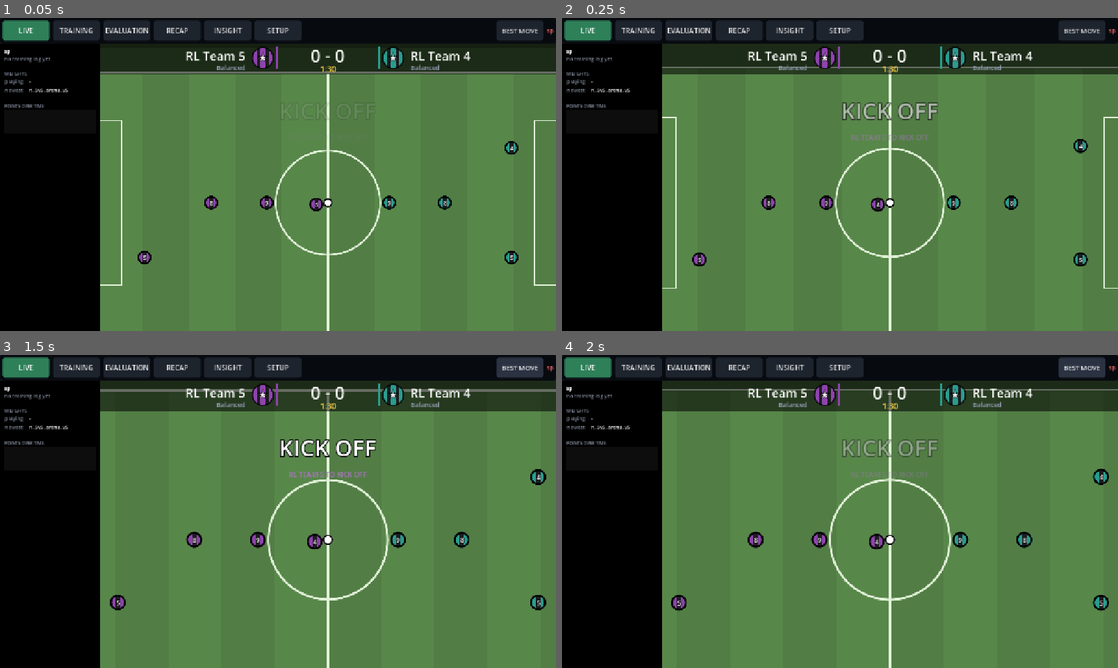
Above: before the commit, frames 1-4 (two rows, left to right).
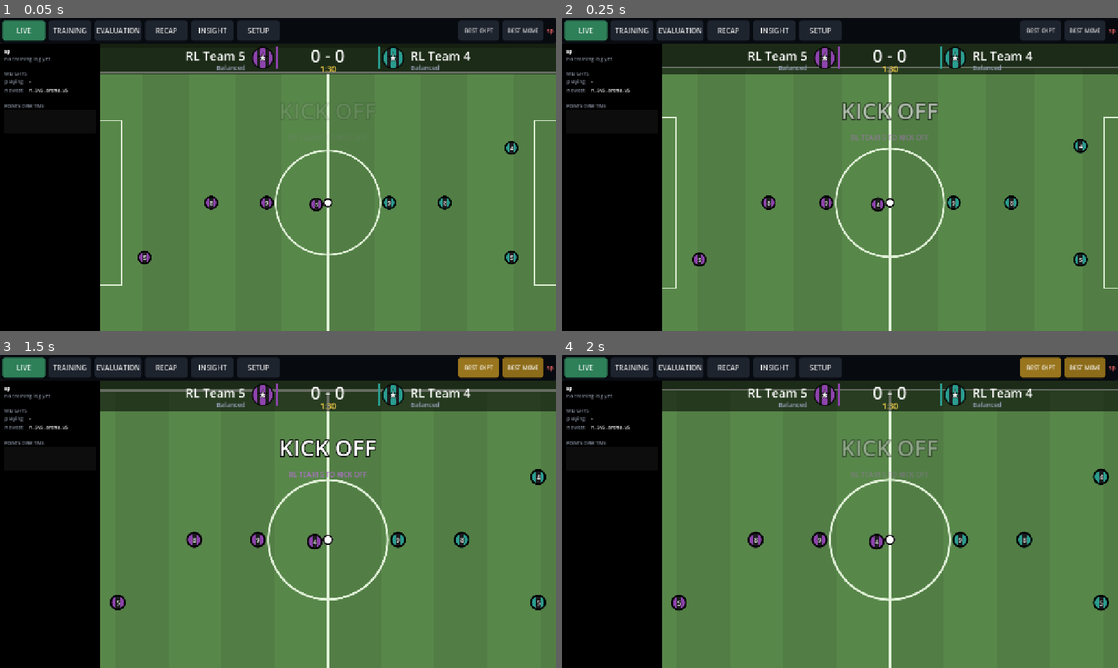
Above: after the commit, the same moments.

Repository: isBre/simple-soccer
Game: Godot game, scene res://tools/watch_training.tscn
The game is run twice, just before and just after one commit, with the same random seed, the same clock (stepped at 60 frames per second) and the same inputs. This scene is started directly instead of the project's main scene.
Inputs:
- Up to frame 1 (0.05 s): no input
- Up to frame 2 (0.25 s): no input
- Up to frame 3 (1.5 s): click "BEST MOVE" at 0.5 s; click "BEST MOVE" (after the commit: "BEST CKPT") at 1.25 s
- Up to frame 4 (2 s): no input

The runs differ from the first frame. In frame 1, 1.6% of the frame differs, in the area x 3-97%, y 0-8%; in frame 2, 1.6%; in frame 3, 2.1%, in the area x 3-98%, y 0-8%; in frame 4, 2.1%.

Commit message:
PPO health, evaluation with error bars, pausing evaluations, best checkpoint
- selfplay: logs/<tag>_ppo.jsonl (critic explained variance, KL, clip fraction, value loss, grad norm, entropies); evaluation now pauses training (eval_blocking) so it gets the whole CPU; --start_update continues update numbering across restarts
- eval_checkpoint: standard errors for league and head-to-head (league_eval / h2h_eval print se), best checkpoint kept per run (out_5v5/ckpt/<tag>_best.*, logs/<tag>_best.json), logs/<tag>_eval_running.json while it runs
- viewer: "evaluation running" banner on every page, PPO health on TRAINING, +-se and significance arrows on EVALUATION / RECAP, BEST CKPT toggle (net_server --best-file)
- rl/export_team.py: best (or any) checkpoint -> playable RL Team N
- docs in rl/README.md

Co-Authored-By: Claude Sonnet 5.5 <noreply@anthropic.com>

Diff:
--- a/rl/h2h_eval.gd
+++ b/rl/h2h_eval.gd
@@ -62,5 +62,7 @@
 		elif sc[side] == sc[1 - side]: d += 1
 		else: l += 1
 	var n := batch.results.size()
-	print("H2H %s: W %d D %d L %d | pts/m %.2f | GF/GA %.2f/%.2f | %d matches" % [opp_name, w, d, l, (3.0 * w + d) / n, float(gf) / n, float(ga) / n, n])
+	var mean := (3.0 * w + d) / n
+	var se := sqrt(maxf((9.0 * w + d) / n - mean * mean, 0.0) / n)
+	print("H2H %s: W %d D %d L %d | pts/m %.2f | GF/GA %.2f/%.2f | %d matches | se %.2f" % [opp_name, w, d, l, mean, float(gf) / n, float(ga) / n, n, se])
 	get_tree().quit()
--- a/rl/league_eval.gd
+++ b/rl/league_eval.gd
@@ -101,16 +101,19 @@
 		lines.append("%s%s%s%s%d  %d  %d   %.2f    %.2f/%.2f" % [id.rpad(11), str(inf["tier"]).rpad(9), str(inf["strength"]).rpad(6),
 			("yes" if inf["held_out"] else "").rpad(5), t["w"], t["d"], t["l"], pts / t["p"], float(t["gf"]) / t["p"], float(t["ga"]) / t["p"]])
 		for key in ["all", inf["tier"], "held" if inf["held_out"] else "train"]:
-			if not agg.has(key): agg[key] = [0.0, 0, 0.0, 0.0]
+			if not agg.has(key): agg[key] = [0.0, 0, 0.0, 0.0, 0.0]
 			agg[key][0] += pts
 			agg[key][1] += t["p"]
 			agg[key][2] += t["gf"]
 			agg[key][3] += t["ga"]
+			agg[key][4] += 9.0 * t["w"] + t["d"]          # sum of squared match points (3 / 1 / 0): for the standard error
 	for key in ["weak", "average", "strong", "elite", "train", "held", "all"]:
 		if not agg.has(key):                      # e.g. --stride 2 leaves no held-out team
 			continue
 		var g: Array = agg[key]
-		lines.append("SUMMARY %s: pts/m %.2f  GF %.2f GA %.2f  (%d matches)" % [key.rpad(8), g[0] / g[1], g[2] / g[1], g[3] / g[1], g[1]])
+		var mean: float = g[0] / g[1]
+		var se := sqrt(maxf(g[4] / g[1] - mean * mean, 0.0) / g[1])
+		lines.append("SUMMARY %s: pts/m %.2f  GF %.2f GA %.2f  (%d matches) se %.2f" % [key.rpad(8), mean, g[2] / g[1], g[3] / g[1], g[1], se])
 	var text := "\n".join(lines)
 	print(text)
 	var f := FileAccess.open("res://logs/league_last.txt", FileAccess.WRITE)
--- a/tools/training_data.gd
+++ b/tools/training_data.gd
@@ -23,6 +23,8 @@
 var history: Array = []           # one Dictionary per log line: upd, rules, bench, league, rew, ent, pool, dec, sim, learn, elapsed
 var _log_time := -1
 var _terms_time := -1
+var _ppo_time := -1
+var _ppo: Array = []              # one Dictionary per update: upd, ev (critic explained variance), kl, clipfrac, vloss, pg, gradnorm, ent_move, ent_kick
 var _terms: Array = []            # one Dictionary per update: upd + the reward terms
 var _re := RegEx.create_from_string(
     "upd (\\d+) \\| pts/m vs rules (\\S+) \\| vs frozen benchmark (\\S+) \\| vs league (\\S+) \\| rew/step (\\S+) \\| ent (\\S+) \\| pool (\\d+) \\| (\\d+) dec/s sim (\\S+)s learn (\\S+)s \\| (\\d+)s")
@@ -91,6 +93,17 @@
 
 func is_running() -> bool:
     return int(Time.get_unix_time_from_system()) - int(FileAccess.get_modified_time(_log_path())) < STALE_S
+
+
+## "RUNNING", "EVALUATING" (training paused for an evaluation) or "STOPPED".
+func state_text() -> String:
+    if not eval_running().is_empty():
+        return "EVALUATING"
+    return "RUNNING" if is_running() else "STOPPED"
+
+
+func state_colour() -> String:
+    return OK if state_text() == "EVALUATING" else (GOOD if is_running() else BAD)
 
 
 ## Seconds per update over the last ~10 log lines (0 until the log has two lines).
@@ -136,6 +149,44 @@
     return _terms
 
 
+## PPO health per update (logs/<tag>_ppo.jsonl, written by selfplay.py).
+func ppo_history() -> Array:
+    var path := ProjectSettings.globalize_path("res://logs/%s_ppo.jsonl" % tag)
+    var mod := int(FileAccess.get_modified_time(path))
+    if mod == _ppo_time or not FileAccess.file_exists(path):
+        return _ppo
+    _ppo_time = mod
+    _ppo.clear()
+    for line in FileAccess.get_file_as_string(path).split("\n"):
+        var d: Variant = JSON.parse_string(line) if line.strip_edges() != "" else null
+        if d is Dictionary:
+            var row := {}
+            for k in d:
+                row[k] = float(d[k])
+            _ppo.append(row)
+    return _ppo
+
+
+## {checkpoint, started, paused} while rl/eval_checkpoint.py runs for this run (its process must still be alive), else {}.
+func eval_running() -> Dictionary:
+    var path := ProjectSettings.globalize_path("res://logs/%s_eval_running.json" % tag)
+    if not FileAccess.file_exists(path):
+        return {}
+    var d: Variant = JSON.parse_string(FileAccess.get_file_as_string(path))
+    if d is Dictionary and DirAccess.dir_exists_absolute("/proc/%d" % int(d.get("pid", 0))):
+        return d
+    return {}
+
+
+## Best checkpoint of the run so far by league points ({checkpoint, update, pts, se, model}), or {}.
+func best_checkpoint() -> Dictionary:
+    var path := ProjectSettings.globalize_path("res://logs/%s_best.json" % tag)
+    if not FileAccess.file_exists(path):
+        return {}
+    var d: Variant = JSON.parse_string(FileAccess.get_file_as_string(path))
+    return d if d is Dictionary else {}
+
+
 ## Moving average over `window` rows of the given terms (missing terms count as 0), for charts.
 func smoothed_terms(keys: Array, window: int = 5) -> Array:
     var src := terms_history()
@@ -162,8 +213,8 @@
     var dir := DirAccess.open(EVAL_DIR)
     if dir == null:
         return out
-    var re_sum := RegEx.create_from_string("SUMMARY (\\w+)\\s*: pts/m (\\S+)\\s+GF (\\S+) GA (\\S+)\\s+\\((\\d+) matches\\)")
-    var re_h2h := RegEx.create_from_string("H2H (.+?): W (\\d+) D (\\d+) L (\\d+) \\| pts/m (\\S+) \\| GF/GA (\\S+)/(\\S+)")
+    var re_sum := RegEx.create_from_string("SUMMARY (\\w+)\\s*: pts/m (\\S+)\\s+GF (\\S+) GA (\\S+)\\s+\\((\\d+) matches\\)(?:\\s+se (\\S+))?")
+    var re_h2h := RegEx.create_from_string("H2H (.+?): W (\\d+) D (\\d+) L (\\d+) \\| pts/m (\\S+) \\| GF/GA (\\S+)/(\\S+)(?: \\| \\d+ matches \\| se (\\S+))?")
     var re_team := RegEx.create_from_string("^(\\w+)\\s+(weak|average|strong|elite)\\s+([\\d.]+)\\s+(yes\\s+)?(\\d+)\\s+(\\d+)\\s+(\\d+)\\s+([\\d.]+)\\s+([\\d.]+)/([\\d.]+)")
     for f in dir.get_files():
         if not (f.begins_with(tag + "_u") and f.ends_with(".txt")):
@@ -179,11 +230,11 @@
             var t: Dictionary = ev.greedy if is_greedy else ev
             var m := re_sum.search(line)
             if m != null:
-                t.league[m.get_string(1)] = [_num(m.get_string(2)), _num(m.get_string(3)), _num(m.get_string(4)), int(m.get_string(5))]
+                t.league[m.get_string(1)] = [_num(m.get_string(2)), _num(m.get_string(3)), _num(m.get_string(4)), int(m.get_string(5)), _num(m.get_string(6))]
                 continue
             m = re_h2h.search(line)
             if m != null:
-                ev.h2h[m.get_string(1)] = [int(m.get_string(2)), int(m.get_string(3)), int(m.get_string(4)), _num(m.get_string(5)), _num(m.get_string(6)), _num(m.get_string(7))]
+                ev.h2h[m.get_string(1)] = [int(m.get_string(2)), int(m.get_string(3)), int(m.get_string(4)), _num(m.get_string(5)), _num(m.get_string(6)), _num(m.get_string(7)), _num(m.get_string(8))]
                 continue
             m = re_team.search(line)
             if m != null:
@@ -210,7 +261,7 @@
 func evaluation_rows(evs: Array) -> Array:
     var rows := []
     for e in evs:
-        rows.append({"update": e.update, "all": e.league.get("all", [NAN])[0], "held": e.league.get("held", [NAN])[0],
+        rows.append({"update": e.update, "all": e.league.get("all", [NAN])[0], "all_se": e.league.get("all", [NAN, NAN, NAN, 0, NAN])[4], "held": e.league.get("held", [NAN])[0],
                 "rl4": e.h2h.get("RL Team 4", [0, 0, 0, NAN])[3], "rl5": e.h2h.get("RL Team 5", [0, 0, 0, NAN])[3],
                 "dir": e.rl.get("dir", NAN), "key": e.rl.get("key", NAN), "keeper": e.rl.get("keeper", NAN)})
     return rows
@@ -280,6 +331,22 @@
     return "[color=#%s][b]%.2f[/b][/color]" % [GOOD if v > 2.0 else (OK if v >= 1.0 else BAD), v]
 
 
+## "1.50 ±0.21" (standard error); just the number if there is no error estimate.
+static func with_se(v: float, se: float) -> String:
+    if is_nan(v):
+        return "-"
+    return "%.2f ±%.2f" % [v, se] if not is_nan(se) else "%.2f" % v
+
+
+## Is `a` different from `b` beyond noise? Compares two means with their standard errors (about 95%): +1 better, -1 worse, 0 same / unknown.
+static func significance(a: float, a_se: float, b: float, b_se: float) -> int:
+    if is_nan(a) or is_nan(b) or is_nan(a_se) or is_nan(b_se):
+        return 0
+    var d := a - b
+    var se := sqrt(a_se * a_se + b_se * b_se)
+    return 1 if d > 1.96 * se else (-1 if d < -1.96 * se else 0)
+
+
 static func num_text(v: float, fmt: String = "%.2f") -> String:
     return "-" if is_nan(v) else fmt % v
 
--- a/tools/training_page.gd
+++ b/tools/training_page.gd
@@ -54,6 +54,7 @@
             _add_chart("POINTS PER MATCH  (green rule-based · yellow RL Team 5 · blue snapshots)", data.history, "upd", [["rules", Data.GOOD], ["bench", Data.OK], ["league", Data.BLUE]], Vector2(0, 3))
             _add_chart("REWARD / STEP", data.history, "upd", [["rew", Data.GOOD]], null)
             _add_chart("ENTROPY", data.history, "upd", [["ent", Data.OK]], null)
+            _add_chart("CRITIC explained variance (green) · clip fraction (yellow)", data.ppo_history(), "upd", [["ev", Data.GOOD], ["clipfrac", Data.OK]], null)
         "recap":
             _add_chart("LEAGUE POINTS / MATCH  (green all teams · yellow held-out teams)", [], "update", [["all", Data.GOOD], ["held", Data.OK]], Vector2(0, 3))
             _add_chart("POINTS vs RL TEAM 4 (green) · RL TEAM 5 (yellow)", [], "update", [["rl4", Data.GOOD], ["rl5", Data.OK]], Vector2(0, 3))
@@ -120,10 +121,9 @@
     var t := "[b][font_size=20]TRAINING  %s[/font_size][/b]" % data.tag
     if l.is_empty():
         return t + "\n\n[color=#%s]no training log yet (logs/%s.out)[/color]" % [Data.MUTED, data.tag]
-    var running := data.is_running()
     var per := data.seconds_per_update()
-    t += "   [color=#%s][b]%s[/b][/color]\n" % [Data.GOOD if running else Data.BAD, "RUNNING" if running else "STOPPED"]
-    t += "update [b]%d[/b]  ·  %s elapsed  ·  %.0f s/update  ·  %d decisions/s\n\n" % [l.upd, Data.hms(l.elapsed), per, l.dec]
+    t += "   [color=#%s][b]%s[/b][/color]\n" % [data.state_colour(), data.state_text()]
+    t += "update [b]%d[/b]  ·  %.0f s/update  ·  %d decisions/s\n\n" % [l.upd, per, l.dec]
     t += Data.section("POINTS PER MATCH (3 = win, recent matches)", [["[color=#%s]●[/color] vs rule-based teams" % Data.GOOD, Data.points(l.rules)],
             ["[color=#%s]●[/color] vs RL Team 5 (start weights)" % Data.OK, Data.points(l.bench)], ["[color=#%s]●[/color] vs past snapshots" % Data.BLUE, Data.points(l.league)]])
     t += Data.section("LEARNING", [["reward / step", Data.num_text(l.rew, "%.4f")], ["entropy", Data.num_text(l.ent)], ["opponent pool", str(l.pool)],
@@ -133,7 +133,30 @@
     rows.append(["next checkpoint", "update %d  (in ~%s)" % [upd + Data.CKPT_EVERY - upd % Data.CKPT_EVERY, Data.duration(data.eta_to(upd + Data.CKPT_EVERY - upd % Data.CKPT_EVERY))]])
     rows.append(["next evaluation", "update %d  (in ~%s)" % [upd + Data.EVAL_EVERY - upd % Data.EVAL_EVERY, Data.duration(data.eta_to(upd + Data.EVAL_EVERY - upd % Data.EVAL_EVERY))]])
     t += Data.section("CHECKPOINTS", rows)
-    return t + Data.section("MACHINE", data.system_rows())
+    return t + _ppo_health()
+
+
+## Is the optimiser healthy? Averages of the last 10 updates, coloured against usual PPO ranges.
+func _ppo_health() -> String:
+    var hist := data.ppo_history()
+    if hist.is_empty():
+        return "[color=#%s]PPO HEALTH: not logged for this run yet[/color]" % Data.MUTED
+    var recent: Array = hist.slice(maxi(hist.size() - 10, 0))
+    var avg := {}
+    for k in ["ev", "kl", "clipfrac", "vloss", "gradnorm", "ent_move", "ent_kick"]:
+        var sum := 0.0
+        for r in recent:
+            sum += float(r.get(k, 0.0))
+        avg[k] = sum / recent.size()
+    var ev_c: String = Data.GOOD if avg.ev > 0.5 else (Data.OK if avg.ev > 0.2 else Data.BAD)
+    var kl_c: String = Data.GOOD if avg.kl < 0.03 else (Data.OK if avg.kl < 0.08 else Data.BAD)
+    var cf_c: String = Data.GOOD if avg.clipfrac < 0.2 else (Data.OK if avg.clipfrac < 0.35 else Data.BAD)
+    return Data.section("PPO HEALTH  (last %d updates)" % recent.size(), [
+            ["critic explained variance", "[color=#%s][b]%.2f[/b][/color]  [color=#%s]higher is better[/color]" % [ev_c, avg.ev, Data.MUTED]],
+            ["policy change (KL)", "[color=#%s][b]%.3f[/b][/color]  [color=#%s]about 0.01-0.03[/color]" % [kl_c, avg.kl, Data.MUTED]],
+            ["updates clipped", "[color=#%s][b]%d%%[/b][/color]  [color=#%s]below 20%%[/color]" % [cf_c, roundi(avg.clipfrac * 100.0), Data.MUTED]],
+            ["value loss / grad norm", "%.3f / %.2f" % [avg.vloss, avg.gradnorm]],
+            ["entropy move / kick", "%.2f / %.2f" % [avg.ent_move, avg.ent_kick]]])
 
 
 # ---------------------------------------------------------------- evaluation
@@ -155,15 +178,15 @@
     var L: Dictionary = e.league
     var s := "\n\n"
     if L.has("all"):
-        s += Data.section("LEAGUE SUMMARY  (%d matches, points / match, goals for-against)" % L.all[3], [
-                ["all teams", "%s  [color=#%s]%.2f-%.2f[/color]" % [Data.points(L.all[0]), Data.MUTED, L.all[1], L.all[2]]],
+        s += Data.section("LEAGUE SUMMARY  (%d matches, points / match ± standard error)" % L.all[3], [
+                ["all teams", "%s  [color=#%s]±%s  %.2f-%.2f[/color]" % [Data.points(L.all[0]), Data.MUTED, Data.num_text(L.all[4]), L.all[1], L.all[2]]],
                 ["trained against", Data.points(L.get("train", [NAN])[0])], ["held-out teams", Data.points(L.get("held", [NAN])[0])],
                 ["weak  /  average", "%s   %s" % [Data.points(L.get("weak", [NAN])[0]), Data.points(L.get("average", [NAN])[0])]],
                 ["strong  /  elite", "%s   %s" % [Data.points(L.get("strong", [NAN])[0]), Data.points(L.get("elite", [NAN])[0])]]])
     var rows := []
     for name in e.h2h:
         var h: Array = e.h2h[name]
-        rows.append(["vs " + name, "%dW %dD %dL   %s   [color=#%s]%.1f-%.1f[/color]" % [h[0], h[1], h[2], Data.points(h[3]), Data.MUTED, h[4], h[5]]])
+        rows.append(["vs " + name, "%dW %dD %dL   %s   [color=#%s]±%s[/color]" % [h[0], h[1], h[2], Data.points(h[3]), Data.MUTED, Data.num_text(h[6])]])
     if not rows.is_empty():
         s += Data.section("HEAD TO HEAD", rows)
     if not e.rl.is_empty():
@@ -185,7 +208,7 @@
         t += Data.section("THE RUN", [["updates", "[b]%d[/b]  ·  %s of training" % [l.upd, Data.hms(l.elapsed)]],
                 ["speed", "%.0f s/update  ·  %.0f updates/h" % [data.seconds_per_update(), 3600.0 / maxf(data.seconds_per_update(), 1.0)]],
                 ["started from", data.fallback.get_file().get_basename()],
-                ["status", "[color=#%s][b]%s[/b][/color]" % [Data.GOOD if data.is_running() else Data.BAD, "running" if data.is_running() else "stopped"]]])
+                ["status", "[color=#%s][b]%s[/b][/color]" % [data.state_colour(), data.state_text().to_lower()]]])
     if evs.is_empty():
         return t + "[color=#%s]No evaluation finished yet: nothing to compare.[/color]" % Data.MUTED
     var rows := data.evaluation_rows(evs)
@@ -202,10 +225,21 @@
             ["direction changes / s", "%s -> [b]%s[/b]" % [Data.num_text(first.dir, "%.1f"), Data.num_text(cur.dir, "%.1f")]],
             ["key passes / match", "%s -> %s" % [Data.num_text(first.key, "%.2f"), Data.num_text(cur.key, "%.2f")]],
             ["keeper from its goal", "%s -> %s px" % [Data.num_text(first.keeper, "%.0f"), Data.num_text(cur.keeper, "%.0f")]]])
-    t += Data.section("BEST CHECKPOINT (league points)", [["update %d" % best.update, "%s pts/match   ·   %d evaluations so far" % [Data.num_text(best.all), rows.size()]]])
-    t += "[color=#%s]ALL EVALUATIONS  (league · held-out · RL4 · RL5 · jitter/s)[/color]\n[table=2]" % Data.MUTED
+    var bc := data.best_checkpoint()
+    if bc.is_empty():
+        t += Data.section("BEST CHECKPOINT (league points)", [["update %d" % best.update, "%s pts/match   ·   %d evaluations so far" % [Data.num_text(best.all), rows.size()]]])
+    else:
+        t += Data.section("BEST CHECKPOINT (league points)", [[str(bc.checkpoint).trim_prefix(data.tag + "_"), "%s   ·   %d evaluations so far" % [Data.with_se(float(bc.pts), float(bc.get("se", NAN))), rows.size()]],
+                ["file", "[color=#%s]%s_best.json[/color]" % [Data.MUTED, data.tag]]])
+    t += "[color=#%s]ALL EVALUATIONS  (league ±error · RL4 · RL5 · jitter/s)   ▲ ▼ = beyond noise vs the previous[/color]\n[table=2]" % Data.MUTED
+    var prev: Dictionary = {}
     for r in rows.slice(maxi(rows.size() - 8, 0)):
-        t += "[cell][color=#%s]u%d   [/color][/cell][cell]%s %s %s %s  [color=#%s]%s[/color][/cell]" % [Data.MUTED, r.update, Data.points(r.all), Data.points(r.held), Data.points(r.rl4), Data.points(r.rl5), Data.MUTED, Data.num_text(r.dir, "%.1f")]
+        var mark := ""
+        if not prev.is_empty():
+            var sg := Data.significance(r.all, r.all_se, prev.all, prev.all_se)
+            mark = " [color=#%s]▲[/color]" % Data.GOOD if sg > 0 else (" [color=#%s]▼[/color]" % Data.BAD if sg < 0 else "")
+        prev = r
+        t += "[cell][color=#%s]u%d   [/color][/cell][cell]%s [color=#%s]±%s[/color]%s  %s %s  [color=#%s]%s[/color][/cell]" % [Data.MUTED, r.update, Data.points(r.all), Data.MUTED, Data.num_text(r.all_se), mark, Data.points(r.rl4), Data.points(r.rl5), Data.MUTED, Data.num_text(r.dir, "%.1f")]
     t += "[/table]\n"
     var rec := ""
     for name in data.record:
--- a/tools/training_sidebar.gd
+++ b/tools/training_sidebar.gd
@@ -43,8 +43,7 @@
     if l.is_empty():
         _text.text = t + "\n[color=#%s]no training log yet[/color]\n\n" % Data.MUTED + _checkpoint_rows(0)
         return
-    var running := data.is_running()
-    t += "   [color=#%s][b]%s[/b][/color]\n" % [Data.GOOD if running else Data.BAD, "RUNNING" if running else "STOPPED"]
+    t += "   [color=#%s][b]%s[/b][/color]\n" % [data.state_colour(), data.state_text()]
     t += "update [b]%d[/b]  ·  %s\n\n" % [l.upd, Data.hms(l.elapsed)]
     t += Data.section("POINTS PER MATCH", [["[color=#%s]●[/color] rule-based" % Data.GOOD, Data.points(l.rules)],
             ["[color=#%s]●[/color] RL Team 5" % Data.OK, Data.points(l.bench)], ["[color=#%s]●[/color] snapshots" % Data.BLUE, Data.points(l.league)]])
--- a/tools/watch_training.gd
+++ b/tools/watch_training.gd
@@ -6,7 +6,7 @@
 ## The match pauses while another page is shown.
 ##   Godot --path . res://tools/watch_training.tscn -- --tag jit7 --start res://out_5v5/ckpt/jit6_u50.json [--page training]
 ## The scene is a CanvasLayer above the App autoload's own full-screen background.
-## Needs the nets served by tools/net_server.py (ports 7301 = the run's newest checkpoint, 7302 = RL Team 4):
+## Needs the nets served by tools/net_server.py (ports 7301 = the run's newest checkpoint, 7302 = RL Team 4, 7303 = the run's best checkpoint):
 ## the GDScript MLP is too slow to play two net teams in real time on a Raspberry Pi.
 
 const Data := preload("res://tools/training_data.gd")
@@ -21,9 +21,11 @@
 var _views: Dictionary = {}               # page name -> its Control
 var _buttons: Dictionary = {}
 var _status: Label
+var _best_ckpt := false                  # BEST CKPT button: play the best checkpoint of the run (port 7303) instead of the newest (7301)
 var _best_move := false                  # BEST MOVE button: the next matches play the net's best move instead of sampling
 @onready var nav_row: HBoxContainer = $Root/Nav/Row
 @onready var pages: Control = $Root/Pages
+@onready var banner: Label = $Root/Banner
 @onready var sidebar = $Root/Pages/Live/Sidebar
 @onready var match_area: Control = $Root/Pages/Live/MatchArea
 
@@ -61,11 +63,14 @@
 
 func _build_nav() -> void:
     $Root/Nav.add_theme_stylebox_override("panel", _flat(Color(0.03, 0.04, 0.06), 6))
+    banner.add_theme_stylebox_override("normal", _flat(Color("ffd54a"), 4))
+    banner.add_theme_color_override("font_color", Color.BLACK)
+    banner.add_theme_font_size_override("font_size", 16)
     for name in PAGES:
         var b := Button.new()
         b.text = name.to_upper()
         b.toggle_mode = true
-        b.custom_minimum_size = Vector2(108, 46)             # big enough for a finger
+        b.custom_minimum_size = Vector2(98, 46)              # big enough for a finger
         b.add_theme_font_size_override("font_size", 16)
         b.add_theme_stylebox_override("normal", _flat(Color(0.12, 0.14, 0.18), 4))
         b.add_theme_stylebox_override("hover", _flat(Color(0.17, 0.2, 0.26), 4))
@@ -78,21 +83,28 @@
     var spacer := Control.new()
     spacer.size_flags_horizontal = Control.SIZE_EXPAND_FILL
     nav_row.add_child(spacer)
-    var best := Button.new()                                 # what the net does when it does not sample: smooth, not twitchy (see INSIGHT)
-    best.text = "BEST MOVE"
-    best.toggle_mode = true
-    best.custom_minimum_size = Vector2(108, 46)
-    best.add_theme_font_size_override("font_size", 15)
-    best.add_theme_stylebox_override("normal", _flat(Color(0.12, 0.14, 0.18), 4))
-    best.add_theme_stylebox_override("pressed", _flat(Color(0.55, 0.42, 0.1), 4))
-    best.add_theme_stylebox_override("hover", _flat(Color(0.17, 0.2, 0.26), 4))
-    best.add_theme_stylebox_override("hover_pressed", _flat(Color(0.6, 0.46, 0.12), 4))
-    best.focus_mode = Control.FOCUS_NONE
-    best.toggled.connect(func(on: bool): _best_move = on)
+    nav_row.add_child(_toggle("BEST CKPT", func(on: bool): _best_ckpt = on))
+    var best := _toggle("BEST MOVE", func(on: bool): _best_move = on)
     nav_row.add_child(best)
     _status = Label.new()
     _status.add_theme_font_size_override("font_size", 13)
     nav_row.add_child(_status)
+
+
+## A toggle button of the navigation bar (not a page): BEST MOVE, BEST CKPT.
+func _toggle(label: String, on_toggled: Callable) -> Button:
+    var b := Button.new()
+    b.text = label
+    b.toggle_mode = true
+    b.custom_minimum_size = Vector2(94, 46)
+    b.add_theme_font_size_override("font_size", 13)
+    b.add_theme_stylebox_override("normal", _flat(Color(0.12, 0.14, 0.18), 4))
+    b.add_theme_stylebox_override("pressed", _flat(Color(0.55, 0.42, 0.1), 4))
+    b.add_theme_stylebox_override("hover", _flat(Color(0.17, 0.2, 0.26), 4))
+    b.add_theme_stylebox_override("hover_pressed", _flat(Color(0.6, 0.46, 0.12), 4))
+    b.focus_mode = Control.FOCUS_NONE
+    b.toggled.connect(on_toggled)
+    return b
 
 
 static func _flat(color: Color, margin: float) -> StyleBoxFlat:
@@ -116,8 +128,12 @@
 func _refresh() -> void:
     data.refresh()
     var l := data.last()
-    _status.text = "%s  u%d  %s" % [tag, l.upd, "RUNNING" if data.is_running() else "STOPPED"] if not l.is_empty() else tag
-    _status.add_theme_color_override("font_color", Color(Data.GOOD) if data.is_running() else Color(Data.BAD))
+    _status.text = "%s  u%d  %s" % [tag, l.upd, data.state_text()] if not l.is_empty() else tag
+    _status.add_theme_color_override("font_color", Color(data.state_colour()))
+    var ev := data.eval_running()                      # banner on every page while an evaluation runs
+    banner.visible = not ev.is_empty()
+    if banner.visible:
+        banner.text = "EVALUATION RUNNING  ·  %s  ·  started %s ago%s" % [ev.checkpoint, Data.duration(int(Time.get_unix_time_from_system()) - int(ev.started)), "  ·  training is paused" if ev.get("paused", false) else ""]
     for key in _views:
         if _views[key].visible and _views[key].has_method("refresh"):
             _views[key].refresh()
@@ -129,10 +145,12 @@
 func _next() -> void:
     for old in match_area.get_children():
         old.queue_free()
-    data.playing = Data.newest_checkpoint(tag, start_weights).get_file().get_basename()
+    var best := data.best_checkpoint()
+    var use_best := _best_ckpt and not best.is_empty()
+    data.playing = str(best.checkpoint) if use_best else Data.newest_checkpoint(tag, start_weights).get_file().get_basename()
     var cfg := Database.make_config("rl_team_5", "rl_team_4", "arena", 5, 90.0, rng.randi())
     cfg.control = MatchConfig.ControlMode.NONE
-    cfg.ml_models[0] = RemoteMLP.new(7301)
+    cfg.ml_models[0] = RemoteMLP.new(7303 if use_best else 7301)
     cfg.ml_models[1] = RemoteMLP.new(7302)
     cfg.ml_keeper = true
     if _best_move:
--- a/tools/watch_training.tscn
+++ b/tools/watch_training.tscn
@@ -22,6 +22,12 @@
 layout_mode = 2
 theme_override_constants/separation = 8
 
+[node name="Banner" type="Label" parent="Root"]
+visible = false
+layout_mode = 2
+horizontal_alignment = 1
+vertical_alignment = 1
+
 [node name="Pages" type="Control" parent="Root"]
 layout_mode = 2
 size_flags_vertical = 3
